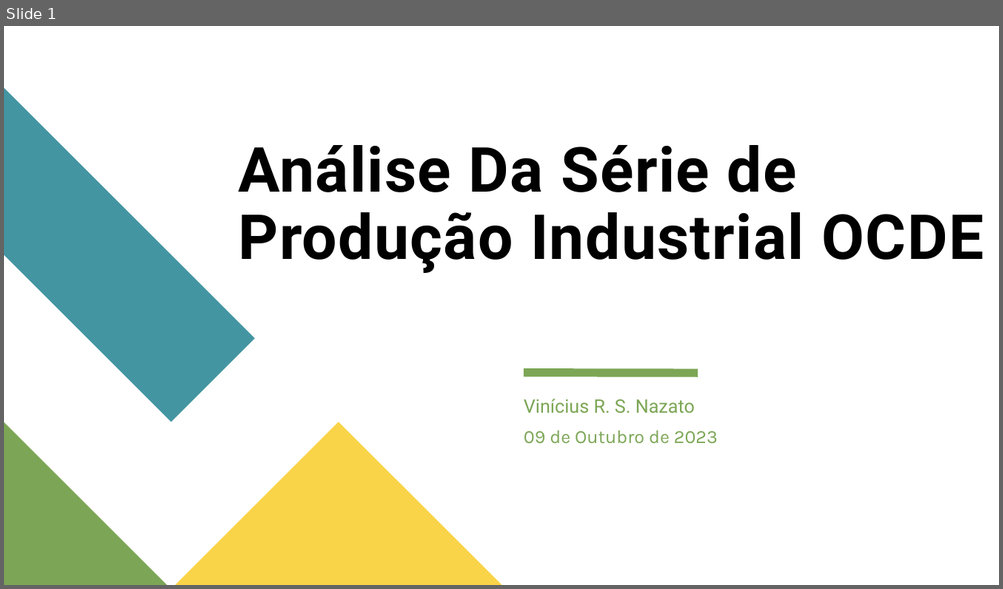
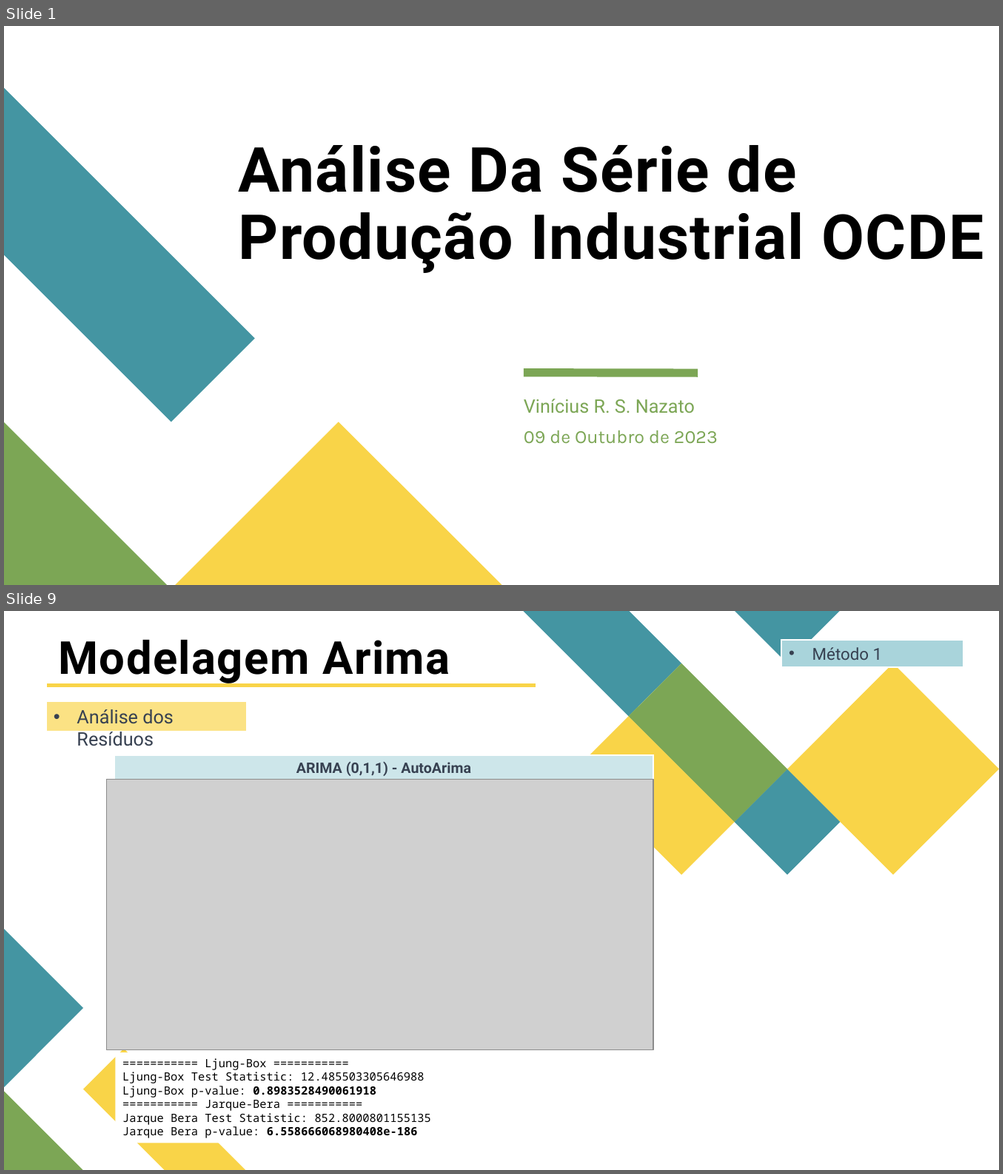
Before and after one commit to ViniNazato/PredictingIndustrialProduction, a slide deck: Análise Da Série de Produção Industrial OCDE.pptx. Shown one above the other, each under a label of ours: slide 1 before the commit, slides 1 and 9 after it; the slides between them are not shown. The pictures are 1003x589 and 1003x1174 pixels, drawn with LibreOffice and Linux fonts; fonts in the diff are those of the drawing; grey boxes stand for pictures. Boxes give left, top, right and bottom in pixels: in the first picture for what was removed or moved away, otherwise in the second. Text is boxed around its words. In the diff, an @@ line names an element or a change of style, - is before the commit and + after.

```diff
--- a/Análise Da Série de Produção Industrial OCDE.pptx
+++ b/Análise Da Série de Produção Industrial OCDE.pptx
@@ slide 9 added at (4, 611, 999, 1170), background #FFFFFF @@
@@ title added at (59, 639, 449, 685), 44 pt, text #000000, bold @@
+Modelagem Arima
@@ rectangle added at (782, 639, 964, 667), fill #A9D4DB, outline #FFFFFF 1.5 pt, 16 pt, text #374151 @@
+• Método 1
@@ group added at (523, 611, 999, 875): 5 freeform shapes @@
@@ rectangle added at (46, 683, 537, 688), fill #F9D448, outline #FFFFFF 1.5 pt @@
@@ rectangle added at (46, 701, 247, 731), fill #FBE284, outline #FFFFFF 1.5 pt, 18 pt, text #374151 @@
+• Análise dos Resíduos
@@ rectangle added at (114, 755, 653, 780), fill #CDE6EA, outline #FFFFFF 1.5 pt, 14 pt, text #374151, bold @@
+ARIMA (0,1,1) - AutoArima
@@ line added from (82, 769) to (256, 769), #FFFFFF 8 pt @@
@@ picture added at (106, 780, 653, 1051) @@
@@ freeform shape added at (4, 930, 83, 1088), fill #4495A2 @@
@@ freeform shape added at (83, 1049, 245, 1170), fill #F9D448 @@
@@ rectangle added at (115, 1053, 439, 1143), fill #FFFFFF, 11 pt, text #000000 @@
+=========== Ljung-Box ===========
+Ljung-Box Test Statistic: 12.485503305646988
+Ljung-Box p-value: 0.8983528490061918
+=========== Jarque-Bera ===========
+Jarque Bera Test Statistic: 852.8000801155135
+Jarque Bera p-value: 6.558666068980408e-186
@@ freeform shape added at (4, 1091, 83, 1170), fill #7CA655 @@
```
Also in this commit, not shown: 2 slides changed, 23 other slides added, 3 slides removed, 8 other files.
